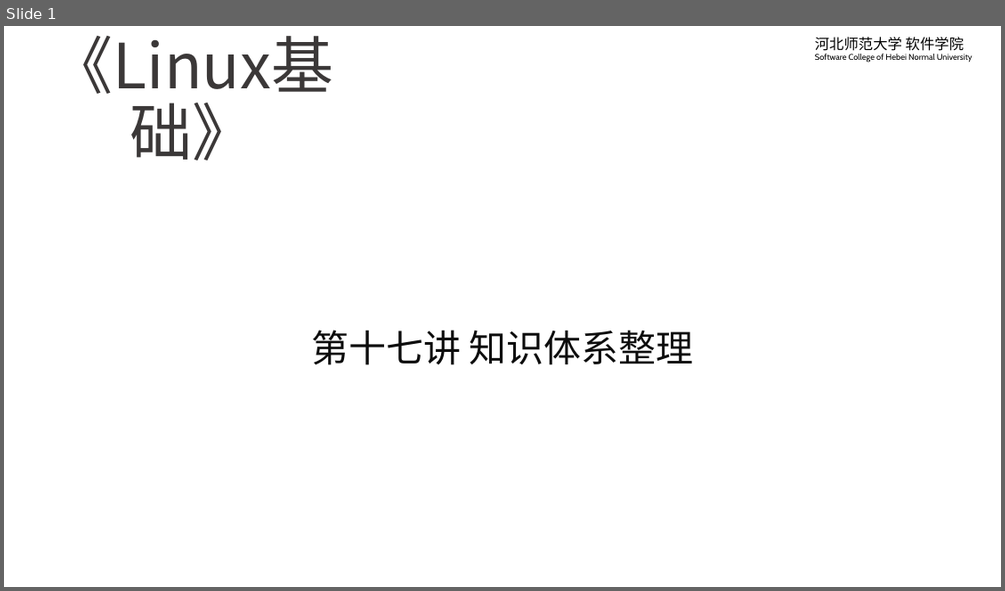
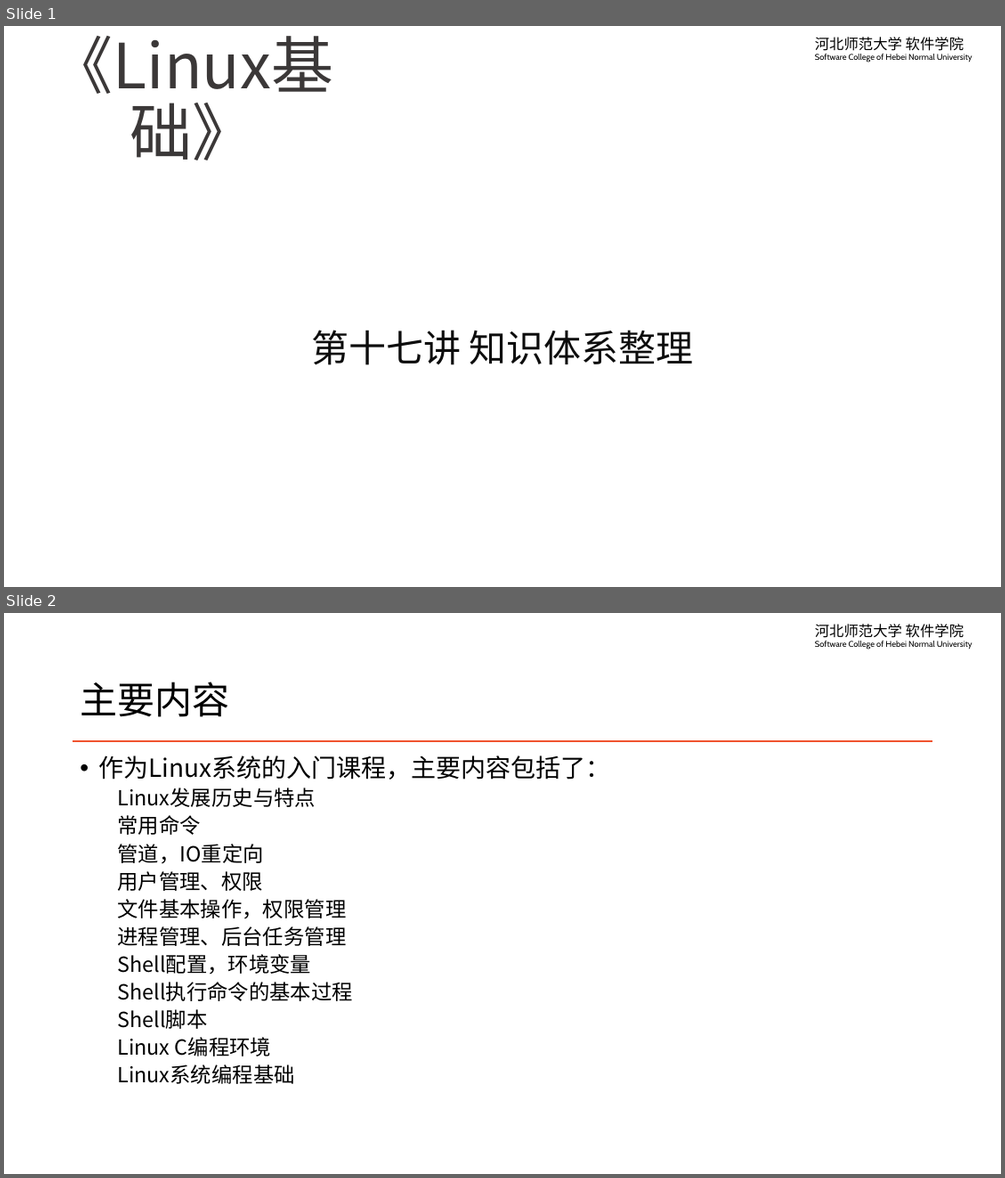
Before and after one commit to edu2act/course-linux-system, a slide deck: materials/slides/ch17-hierarchy.pptx. Shown one above the other, each under a label of ours: slide 1 before the commit, slides 1 and 2 after it. The pictures are 1005x591 and 1005x1178 pixels, drawn with LibreOffice and Linux fonts; fonts in the diff are those of the drawing; background and template pictures are left out. Boxes give left, top, right and bottom in pixels: in the first picture for what was removed or moved away, otherwise in the second. Text is boxed around its words. In the diff, an @@ line names an element or a change of style, - is before the commit and + after.

```diff
--- a/materials/slides/ch17-hierarchy.pptx
+++ b/materials/slides/ch17-hierarchy.pptx
@@ slide 2 added at box(4, 613, 1001, 1174), background #FFFFFF; not listed: 1 template element that a slide beside it also shows @@
@@ title added at box(80, 682, 229, 717), 36 pt, text #000000 @@
+主要内容
@@ line added from (73, 742) to (933, 742), #F0532E 1.5 pt @@
@@ text added at box(98, 755, 610, 1084), 20 pt, text #000000 @@
+• 作为Linux系统的入门课程，主要内容包括了：
+  Linux发展历史与特点
+  常用命令
+  管道，IO重定向
+  用户管理、权限
+  文件基本操作，权限管理
+  进程管理、后台任务管理
+  Shell配置，环境变量
+  Shell执行命令的基本过程
+  Shell脚本
+  Linux C编程环境
+  Linux系统编程基础
```
Also in this commit, not shown: 1 slide changed, 2 other slides added, 6 other files.
